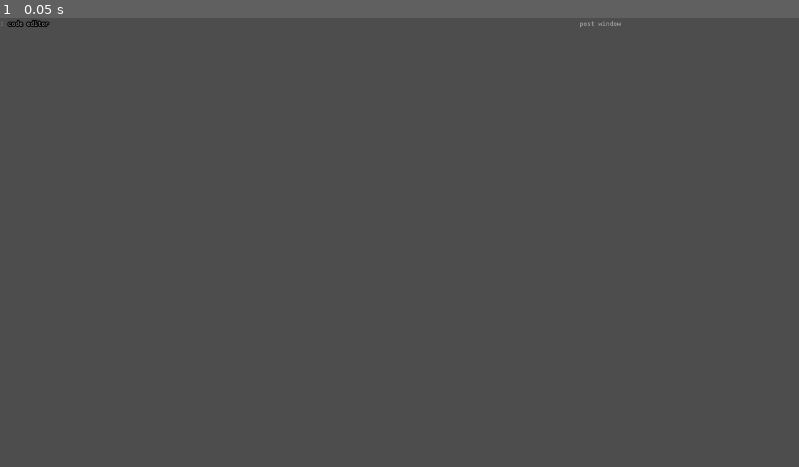
Above: before the commit, frame 1.
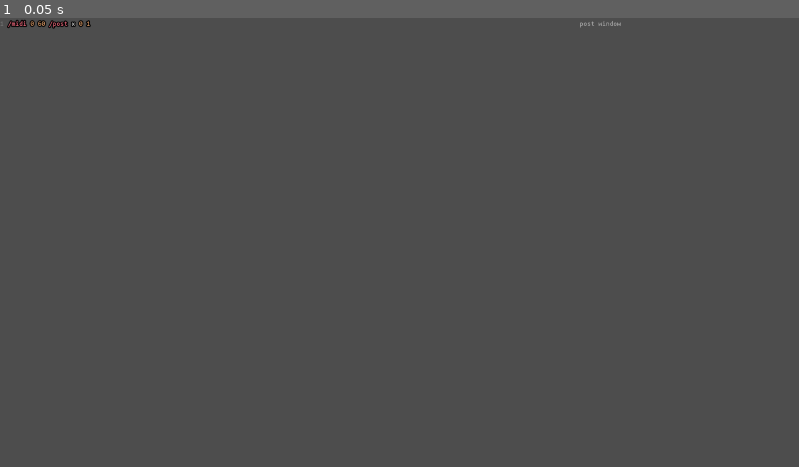
Above: after the commit, the same moment.

Repository: loopier/animatron
Game: Godot game, scene res://main.tscn
Same seed, same stepped clock (60 frames per second), same inputs: the game is played once before the commit and once after it.
Inputs:
- Up to frame 1 (0.05 s): no input

The runs differ from the first frame. In frame 1, 0.1% of the frame differs, in the area x 0-12%, y 0-3%.

Commit message:
Implement MIDI prototype
- `/midi` can be used but is not connected to incomming MIDI events
- incomming MIDI events are printed to console

Diff:
--- a/CommandInterface.gd
+++ b/CommandInterface.gd
@@ -74,6 +74,8 @@
 	"/def": CommandDescription.new(defineCommand, "cmdName:s [args:v] subcommands:c", "Define a custom OSC command that is …(482 unchanged characters)…
 	# post
 	"/post": CommandDescription.new(post, "msg:s", "Print MSG in the post window.", Flags.asArray(false)),
+	# midi
+	"/midi": CommandDescription.new(midi, "channel:i num:i cmd:s", "Map the VELOCITY of a MIDI NOTE arriving on CHANNEL to a CMD.", Flags.asArray(true)),
 	# utils
 	"/relative": CommandDescription.new(setRelativeProperty, "", "TODO", Flags.asArray(false)),
 	"/rand": CommandDescription.new(randCmdValue, "cmd:s actor:s min:f max:f", "Send a CMD to an ACTOR with a random value …(213 unchanged characters)…
@@ -275,6 +277,17 @@
 		Log.info(arg)
 	return Status.ok()
 
+func midi(args: Array) -> Status:
+	var num = float(args[0])
+	var min = float(args[-2])
+	var max = float(args[-1])
+	#var NewValue = (((OldValue - OldMin) * (NewMax - NewMin)) / (OldMax - OldMin)) + NewMin
+	var result = (num - 0) * (max - min) / (127 - 0) + min
+	Log.verbose(args)
+	Log.verbose("min:%s max:%s" % [min, max])
+	Log.verbose("range: %s" % [result])
+	return Status.ok()
+
 func getHelp(cmd: String) -> Status:
 	var cmdDesc = getCommandDescription(cmd)
 	if not(cmd.begins_with("/")):
--- a/Main.gd
+++ b/Main.gd
@@ -47,6 +47,10 @@
 
 	ocl = OpenControlLanguage.new()
 	editor.eval_code.connect(_on_eval_code)
+
+	$Midi.noteon.connect(_on_noteon)
+	$Midi.noteoff.connect(_on_noteoff)
+	$Midi.cc.connect(_on_cc)
 
 	loadConfig(configPath)
 
@@ -176,3 +180,12 @@
 	# Doing it like this decouples `Routine` from `Main`, because `Routine` doesn't
 	# need to know what object calling the method (in this case `Main`).
 	routine.callOnNext = Callable(evalCommand)
+
+func _on_noteon(ch: int, num: int, velocity: int):
+	Log.verbose("MIDI Note On: %s %s %s" % [ch, num, velocity])
+
+func _on_noteoff(ch: int, num: int, velocity: int):
+	Log.verbose("MIDI Note Off: %s %s %s" % [ch, num, velocity])
+
+func _on_cc(ch: int, num: int, velocity: int):
+	Log.verbose("MIDI CC: %s %s %s" % [ch, num, velocity])
--- /dev/null
+++ b/Midi.gd
@@ -0,0 +1,39 @@
+class_name Midi
+extends Node
+
+signal noteon(ch, num, velocity)
+signal noteoff(ch, num, velocity)
+signal cc(ch, num, value)
+
+@onready var debug := false
+
+func _ready():
+	OS.open_midi_inputs()
+	Log.info("MIDI devices: %s" % [OS.get_connected_midi_inputs()])
+	set_process_unhandled_input(true)
+
+func _input(event):
+	if event is InputEventMIDI:
+		if debug: _print_midi_info(event)
+		var ch = event.channel
+		var msg = event.message
+		var num = 0
+		var value = 0
+		match msg:
+			MIDI_MESSAGE_NOTE_ON:
+				noteon.emit(ch, event.pitch, event.velocity)
+			MIDI_MESSAGE_NOTE_OFF:
+				noteoff.emit(ch, event.pitch, event.velocity)
+			MIDI_MESSAGE_CONTROL_CHANGE:
+				cc.emit(ch, event.controller_number, event.controller_value)
+
+func _print_midi_info(midi_event: InputEventMIDI):
+	print(midi_event)
+	#print("Channel " + str(midi_event.channel))
+	#print("Message " + str(midi_event.message))
+	#print("Pitch " + str(midi_event.pitch))
+	#print("Velocity " + str(midi_event.velocity))
+	#print("Instrument " + str(midi_event.instrument))
+	#print("Pressure " + str(midi_event.pressure))
+	#print("Controller number: " + str(midi_event.controller_number))
+	#print("Controller value: " + str(midi_event.controller_value))
--- a/main.tscn
+++ b/main.tscn
@@ -1,7 +1,8 @@
-[gd_scene load_steps=7 format=3 uid="uid://q56taxhy2mot"]
+[gd_scene load_steps=8 format=3 uid="uid://q56taxhy2mot"]
 
 [ext_resource type="Script" path="res://Main.gd" id="1_70ykf"]
 [ext_resource type="Script" path="res://CommandInterface.gd" id="2_xp2d0"]
+[ext_resource type="Script" path="res://Midi.gd" id="3_68liq"]
 [ext_resource type="Theme" uid="uid://cccwlwk873tqt" path="res://styles/code_edit.theme" id="3_fotw2"]
 [ext_resource type="Script" path="res://CodeEdit.gd" id="3_xiw00"]
 [ext_resource type="StyleBox" uid="uid://dqdhrgvrn3l8a" path="res://styles/left-margin-transparent.stylebox" id="5_efpnp"]
@@ -17,6 +18,9 @@
 
 [node name="CommandInterface" type="Node" parent="."]
 script = ExtResource("2_xp2d0")
+
+[node name="Midi" type="Node" parent="."]
+script = ExtResource("3_68liq")
 
 [node name="Routines" type="Node" parent="."]
 
@@ -36,6 +40,7 @@
 theme = ExtResource("3_fotw2")
 theme_override_colors/font_outline_color = Color(0, 0, 0, 1)
 theme_override_constants/outline_size = 10
+text = "/midi 0 60 /post x 0 1"
 placeholder_text = "code editor"
 caret_type = 1
 syntax_highlighter = SubResource("CodeHighlighter_833ra")
